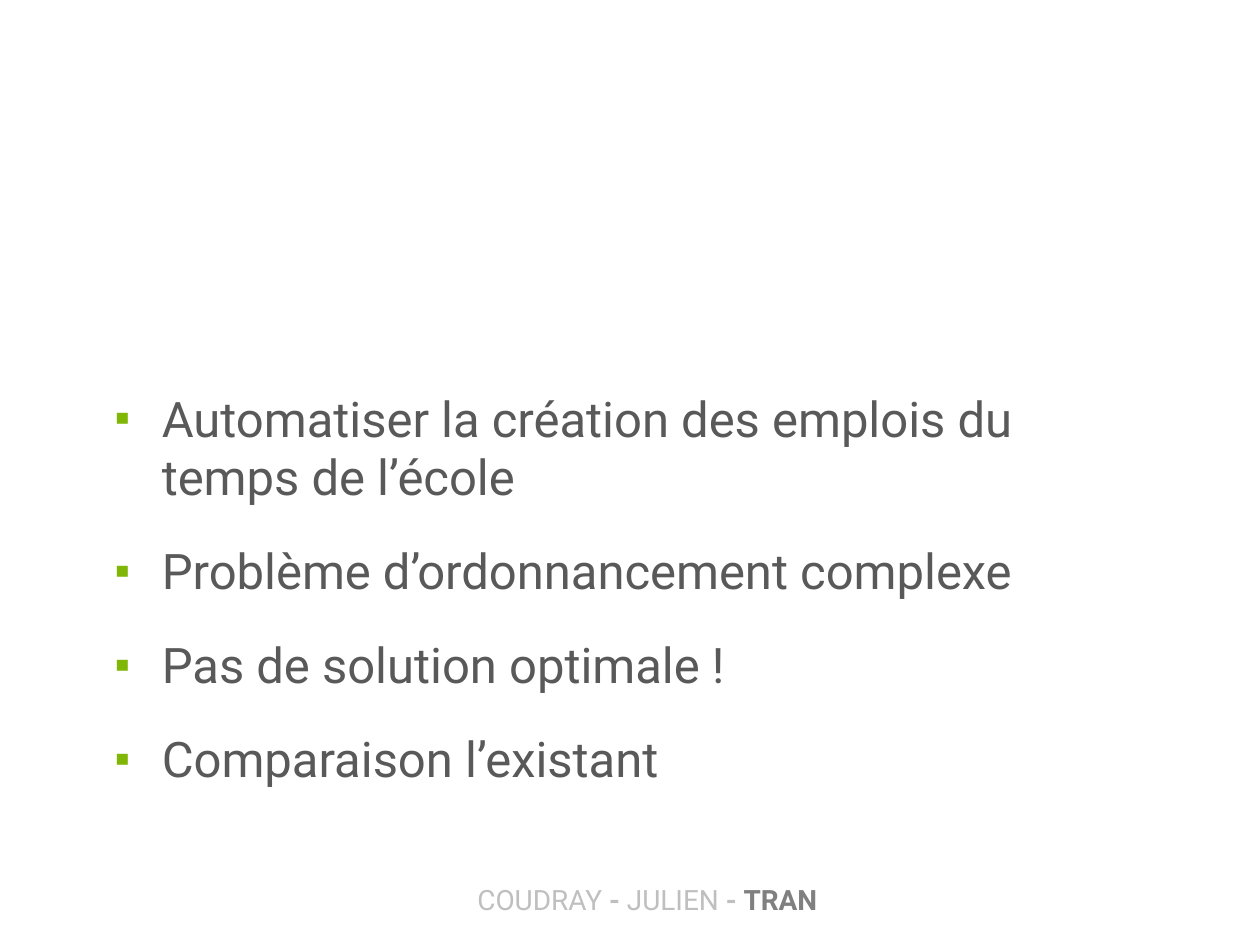
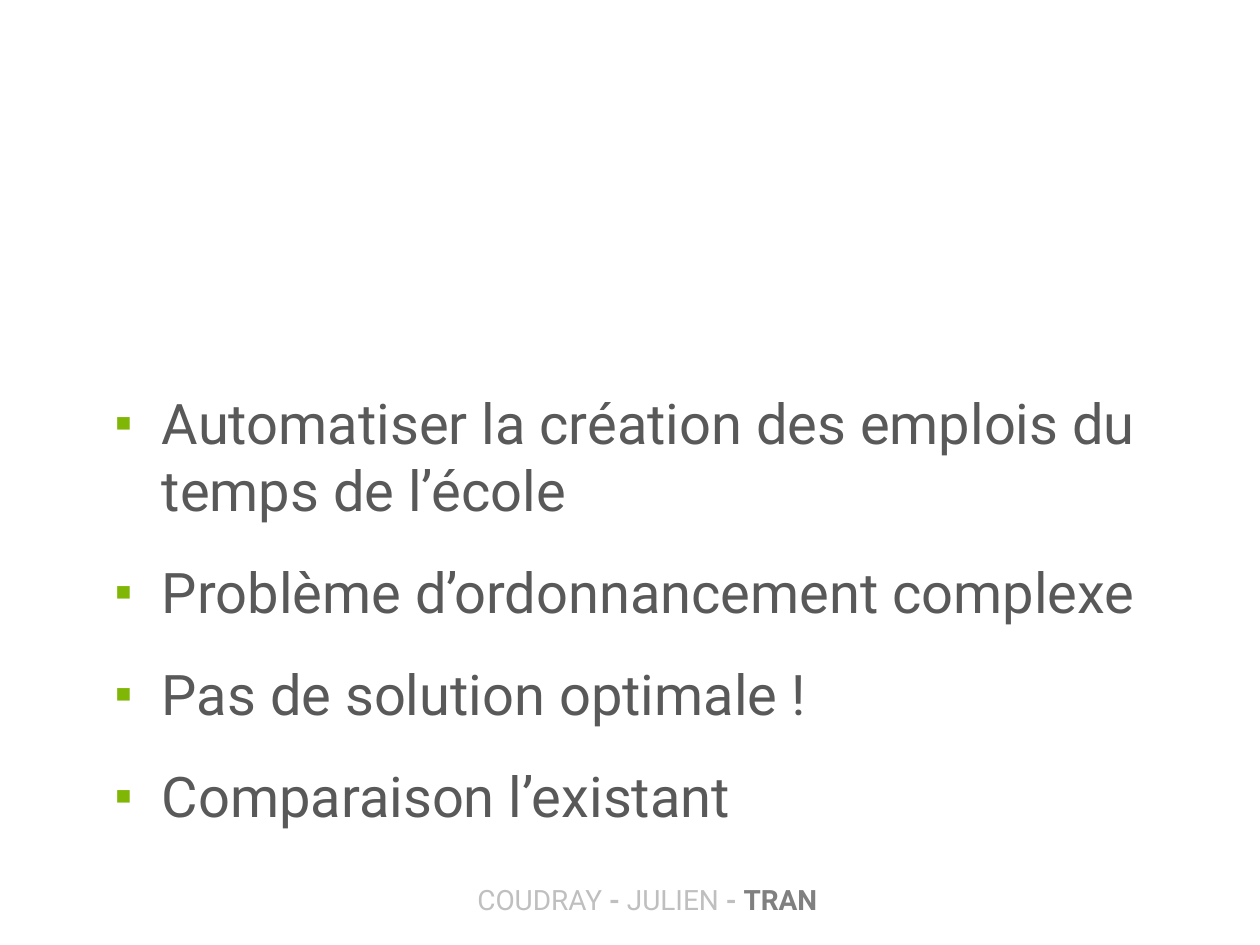
Before and after one commit to Projet-M2CT-ESME-SUDRIA/Planning-Intelligent, a slide deck: slide 3 of Soutenance_miProjet.pptx. Drawn at 1260x945 pixels with LibreOffice and Linux fonts; fonts in the diff are those of the drawing; background and template pictures are left out. Boxes give left, top, right and bottom in pixels: in the first picture for what was removed or moved away, otherwise in the second. Text is boxed around its words. In the diff, an @@ line names an element or a change of style, - is before the commit and + after.

```diff
--- a/Soutenance_miProjet.pptx
+++ b/Soutenance_miProjet.pptx
@@ text "Automatiser la création des emplois ..." at (x1=162, y1=402, x2=1134, y2=829): size 28 to 32 pt @@
```
Also in this commit, not shown: 1 other slide changed.
